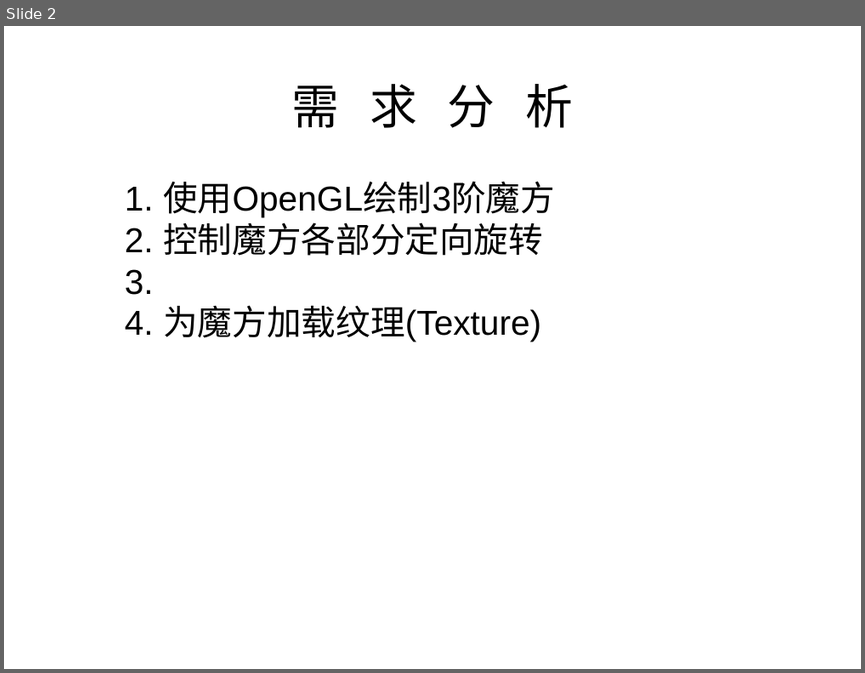
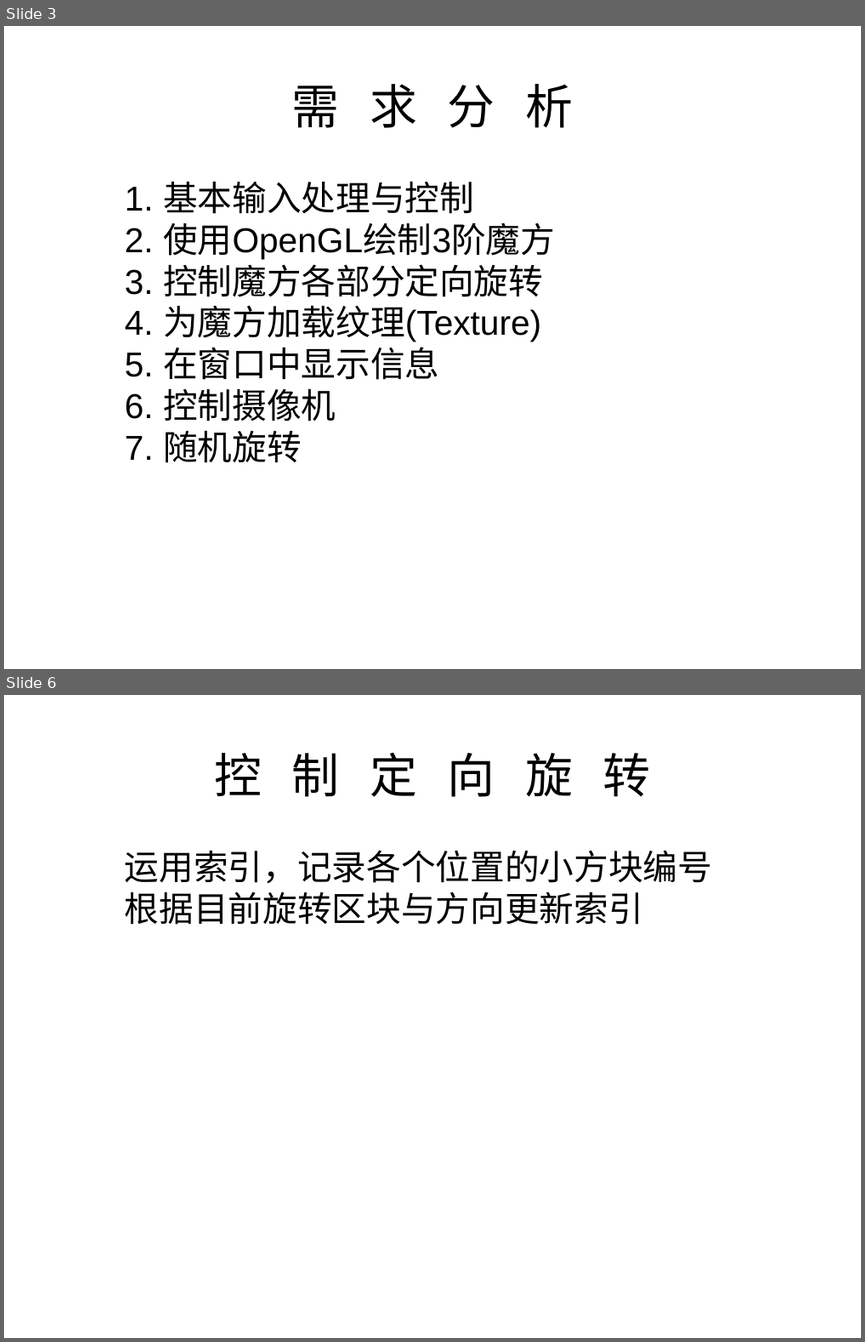
Before and after one commit to Seas0/OpenGLMagicCube, a slide deck: docs/OpenGLCubeDirect.pptx. Shown one above the other, each under a label of ours: slide 2 before the commit, slides 3 and 6 after it; the slides between them are not shown. The pictures are 865x673 and 865x1342 pixels, drawn with LibreOffice and Linux fonts; fonts in the diff are those of the drawing; background and template pictures are left out. Boxes give left, top, right and bottom in pixels: in the first picture for what was removed or moved away, otherwise in the second. Text is boxed around its words. In the diff, an @@ line names an element or a change of style, - is before the commit and + after.

Commit message:
add: random rotate whole cube add: info text
change: ppt document

fix: texture for Windows bulid

TODO: Noise gen

```diff
--- a/docs/OpenGLCubeDirect.pptx
+++ b/docs/OpenGLCubeDirect.pptx
@@ slide 6 added at [4, 695, 861, 1338], background picture (left out) @@
@@ text added at [214, 752, 651, 797], 44 pt, text #000000 @@
+控 制 定 向 旋 转
@@ text added at [125, 850, 712, 925], 32 pt, text #000000 @@
+运用索引，记录各个位置的小方块编号
+根据目前旋转区块与方向更新索引
@@ what was slide 2 is now slide 3 @@
@@ slide 3 changed as well @@
@@ text at [125, 181, 555, 297]: text changed @@
-1. 使用OpenGL绘制3阶魔方
-2. 控制魔方各部分定向旋转
-3.
+1. 基本输入处理与控制
+2. 使用OpenGL绘制3阶魔方
+3. 控制魔方各部分定向旋转
@@ text at [125, 341, 439, 463]: paragraphs added @@
+5. 在窗口中显示信息
+6. 控制摄像机
+7. 随机旋转
```
Also in this commit, not shown: 1 other slide changed, 7 other slides added, 2 slides removed, 12 other files.
